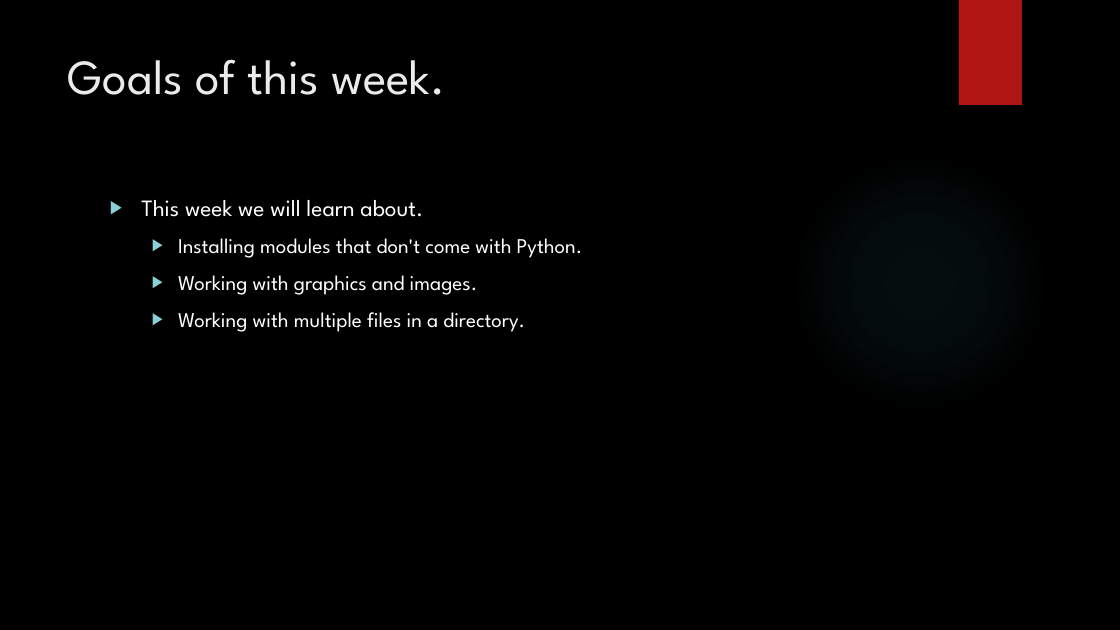
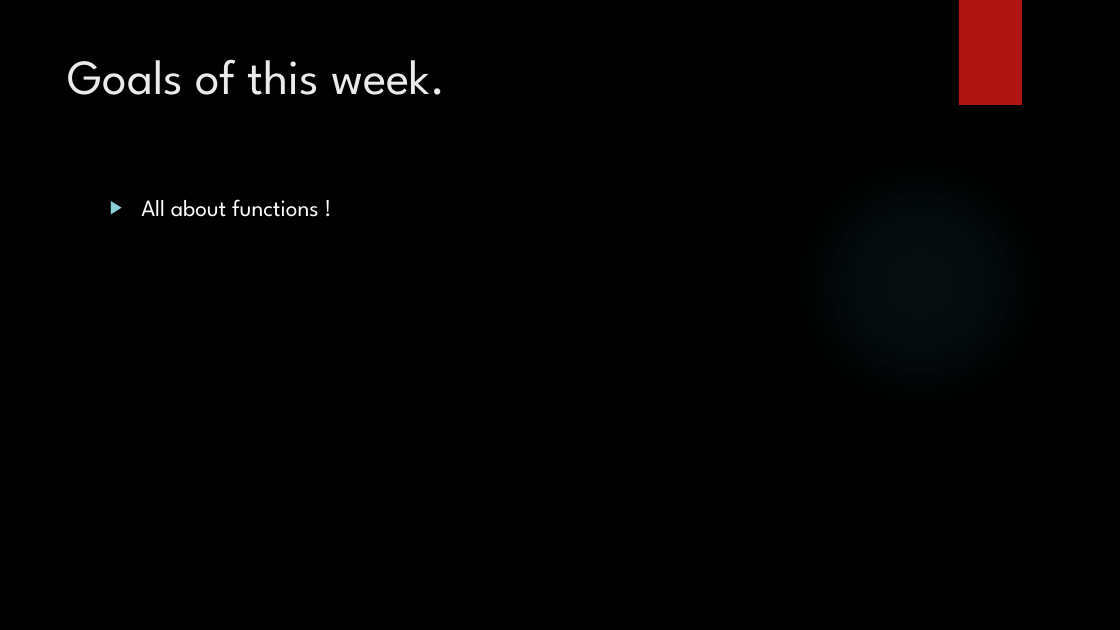
Before and after one commit to davidgroves/DGM_Tutorials, a slide deck: slide 2 of week7/week7.pptx. Drawn at 1120x630 pixels with LibreOffice and Linux fonts; fonts in the diff are those of the drawing; background and template pictures are left out. Boxes give left, top, right and bottom in pixels: in the first picture for what was removed or moved away, otherwise in the second. Text is boxed around its words. In the diff, an @@ line names an element or a change of style, - is before the commit and + after.

Commit message:
Week7 Completed

```diff
--- a/week7/week7.pptx
+++ b/week7/week7.pptx
@@ text at (141,199,318,217): text changed; size 18 to 20 pt @@
-▶ This week we will learn about.
-  ▶ Installing modules that don't come with Python.
-  ▶ Working with graphics and images.
-  ▶ Working with multiple files in a directory.
+▶ All about functions !
```
Also in this commit, not shown: 15 slides added, 19 slides removed, 24 other files.
